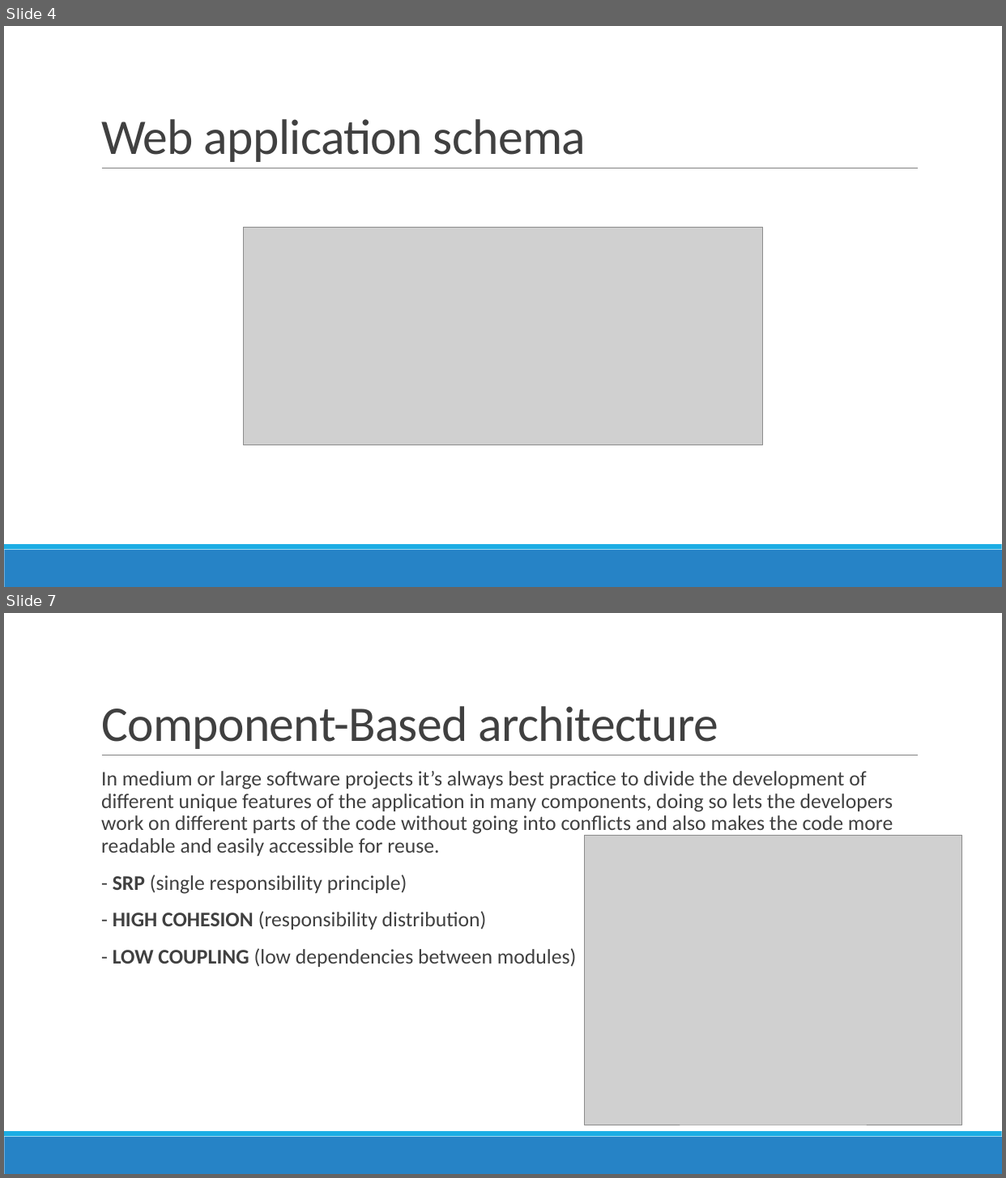
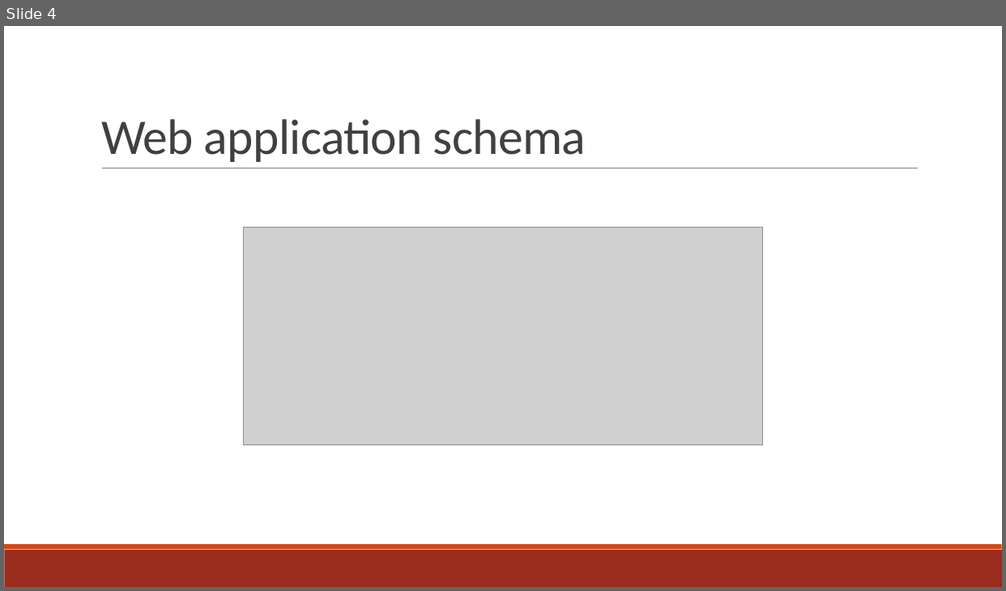
Before and after one commit to Fix-22/5C_AvvedutoCecireCinquetti_POI, a slide deck: docs/slides/Shakespeare_s Places.pptx. Shown one above the other, each under a label of ours: slides 4 and 7 before the commit, slide 4 after it; the slides between them are not shown. The pictures are 1006x1178 and 1006x591 pixels, drawn with LibreOffice and Linux fonts; fonts in the diff are those of the drawing; grey boxes stand for pictures. Boxes give left, top, right and bottom in pixels: in the first picture for what was removed or moved away, otherwise in the second. Text is boxed around its words. In the diff, an @@ line names an element or a change of style, - is before the commit and + after.

```diff
--- a/docs/slides/Shakespeare_s Places.pptx
+++ b/docs/slides/Shakespeare_s Places.pptx
@@ slide 7 removed at bbox=[4, 613, 1002, 1174], background #FFFFFF; not listed: 3 template elements that a slide beside it also shows @@
@@ title removed at bbox=[101, 706, 718, 749] @@
-Component-Based architecture
@@ text removed at bbox=[101, 771, 893, 967] @@
-  In medium or large software projects it’s always best practice to divide the development of different unique features of the application in many components, doing so lets the developers work on different parts of the code without going into conflicts and also makes the code more readable and easily accessible for reuse.
-  - SRP (single responsibility principle)
-  - HIGH COHESION (responsibility distribution)
-  - LOW COUPLING (low dependencies between modules)
@@ picture removed at bbox=[584, 835, 962, 1125] @@
@@ slide 4 changed as well @@
@@ rectangle at bbox=[4, 550, 1002, 587]: fill #2683C6 to #9B2D1F @@
@@ rectangle at bbox=[4, 544, 1002, 550]: fill #1CADE4 to #D34817 @@
```
Also in this commit, not shown: 3 other slides changed, 7 slides added, 7 other slides removed, 1 other file.
